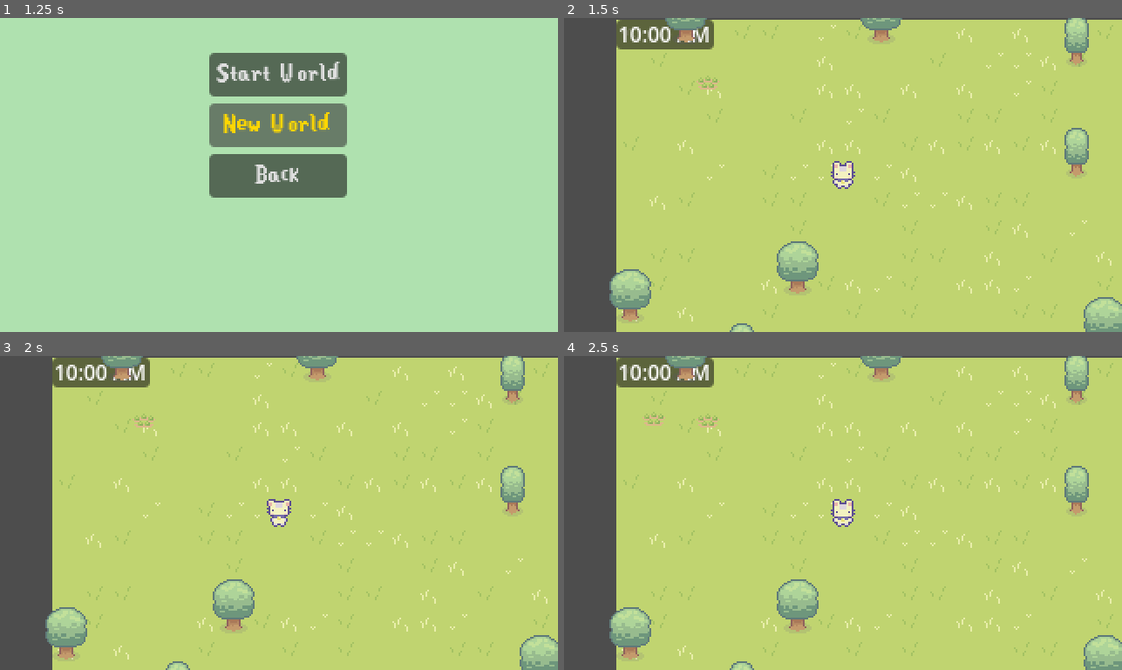
Above: before the commit, frames 1-4 (two rows, left to right).
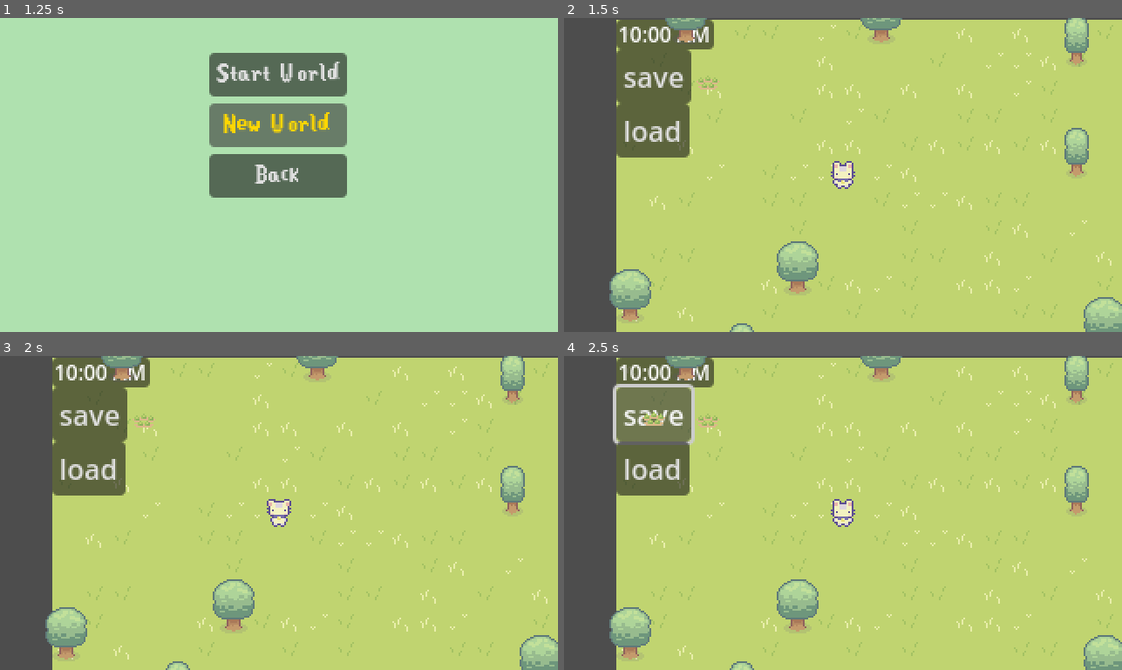
Above: after the commit, the same moments.

Repository: egd3025/everbloom
Game: Godot game, scene res://start_menu.tscn
Same seed, same stepped clock (60 frames per second), same inputs: the game is played once before the commit and once after it.
Inputs (mouse positions are in pixels of both pictures, inside the frame that each line leads up to):
- Up to frame 1 (1.25 s): click "Start" at 0.5 s
- Up to frame 2 (1.5 s): click "Start World" at 1.25 s
- Up to frame 3 (2 s): no input
- Up to frame 4 (2.5 s): click (653, 415) at 2 s, where only the run after the commit has a clickable "save"

Frame 1 is identical in both runs. In frame 2, 4.6% of the frame differs, in the area x 9-23%, y 10-45%; in frame 3, 4.6%; in frame 4, 4.8%, in the area x 8-24%, y 8-45%.

Commit message:
added some save functionality
this doesnt work but it add some save and load buttons to the game in the world scene

Diff:
--- a/EverBloom/World/Panel.gd
+++ b/EverBloom/World/Panel.gd
@@ -28,3 +28,50 @@
 
 		# Update the label text
 		DayCycle_Label.text = times[time_index]
+func _on_save_pressed() -> void:
+	_save()
+
+	print("GAME SAVED")
+
+func _on_load_pressed() -> void:
+	_load()
+	print("GAME LOADED")
+
+func _save() -> void:
+	var save_file = FileAccess.open("saveFile", FileAccess.WRITE) # Open File
+
+	# Go through every object in the SaveLoad group
+	var save_nodes = get_tree().get_nodes_in_group("SaveLoad")
+	for node in save_nodes:
+		# Check if the node has a save function.
+		if !node.has_method("saveObject"):
+			print("Node '%s' is missing a save function, skipped" % node.name)
+			continue
+
+		# Call the node's save function.
+		var node_data = node.call("saveObject")
+
+		# Store the save dictionary as a new line in the save file.
+		save_file.store_line(JSON.stringify(node_data))
+
+	save_file.close() # Close File
+
+func _load() -> void:
+	# Check if the SaveFile exists
+	if !FileAccess.file_exists("saveFile"):
+		print("Error, no Save File to load.")
+		return
+
+	var save_file = FileAccess.open("saveFile", FileAccess.READ) # Open File
+
+	while save_file.get_position() < save_file.get_length():
+		# Get the saved dictionary from the next line in the save file
+		var json = JSON.new()
+		json.parse(save_file.get_line())
+
+		# Get the Data
+		var node_data = json.get_data()
+		if has_node(node_data["filepath"]):
+			get_node(node_data["filepath"]).loadObject(node_data)
+
+	save_file.close() # Close File
--- a/EverBloom/World/world.tscn
+++ b/EverBloom/World/world.tscn
@@ -181,3 +181,21 @@
 text = "Morning"
 horizontal_alignment = 1
 vertical_alignment = 1
+
+[node name="save" type="Button" parent="Panel"]
+layout_mode = 0
+offset_top = 17.0
+offset_right = 8.0
+offset_bottom = 25.0
+text = "save"
+
+[node name="load" type="Button" parent="Panel"]
+layout_mode = 0
+offset_top = 48.0
+offset_right = 8.0
+offset_bottom = 56.0
+text = "load"
+
+[connection signal="pressed" from="Panel/save" to="." method="_on_save_pressed"]
+[connection signal="pressed" from="Panel/save" to="Panel" method="_on_save_pressed"]
+[connection signal="pressed" from="Panel/load" to="Panel" method="_on_load_pressed"]
Not shown, added: EverBloom/saveFile
